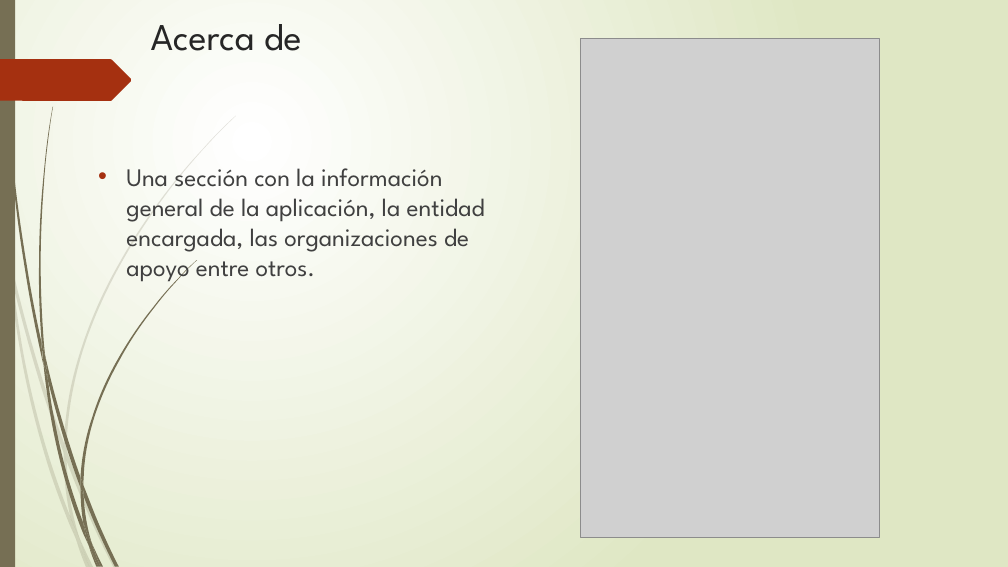
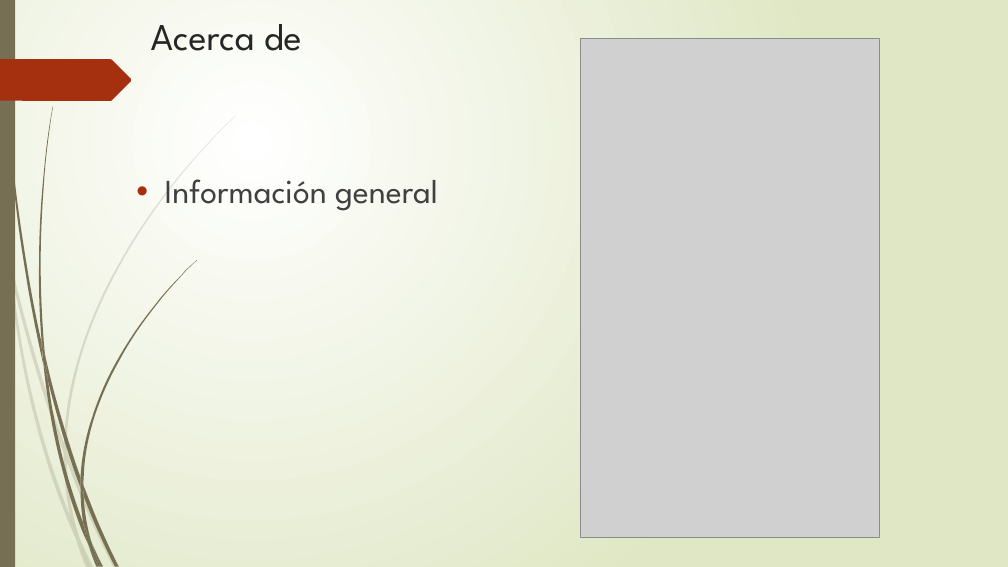
Before and after one commit to anfesmo/Oferta_Institucional, a slide deck: slide 12 of Presentación1.pptx (slide 9 before the commit). Drawn at 1008x567 pixels with LibreOffice and Linux fonts; fonts in the diff are those of the drawing; grey boxes stand for pictures. Boxes give left, top, right and bottom in pixels: in the first picture for what was removed or moved away, otherwise in the second. Text is boxed around its words. In the diff, an @@ line names an element or a change of style, - is before the commit and + after.

```diff
--- a/Presentación1.pptx
+++ b/Presentación1.pptx
@@ text at (x1=165, y1=179, x2=438, y2=211): text changed; size 24 to 32 pt @@
-• Una sección con la información general de la aplicación, la entidad encargada, las organizaciones de apoyo entre otros.
+• Información general
```
Also in this commit, not shown: 5 other slides changed, 6 slides added, 3 slides removed, 1 other file.
